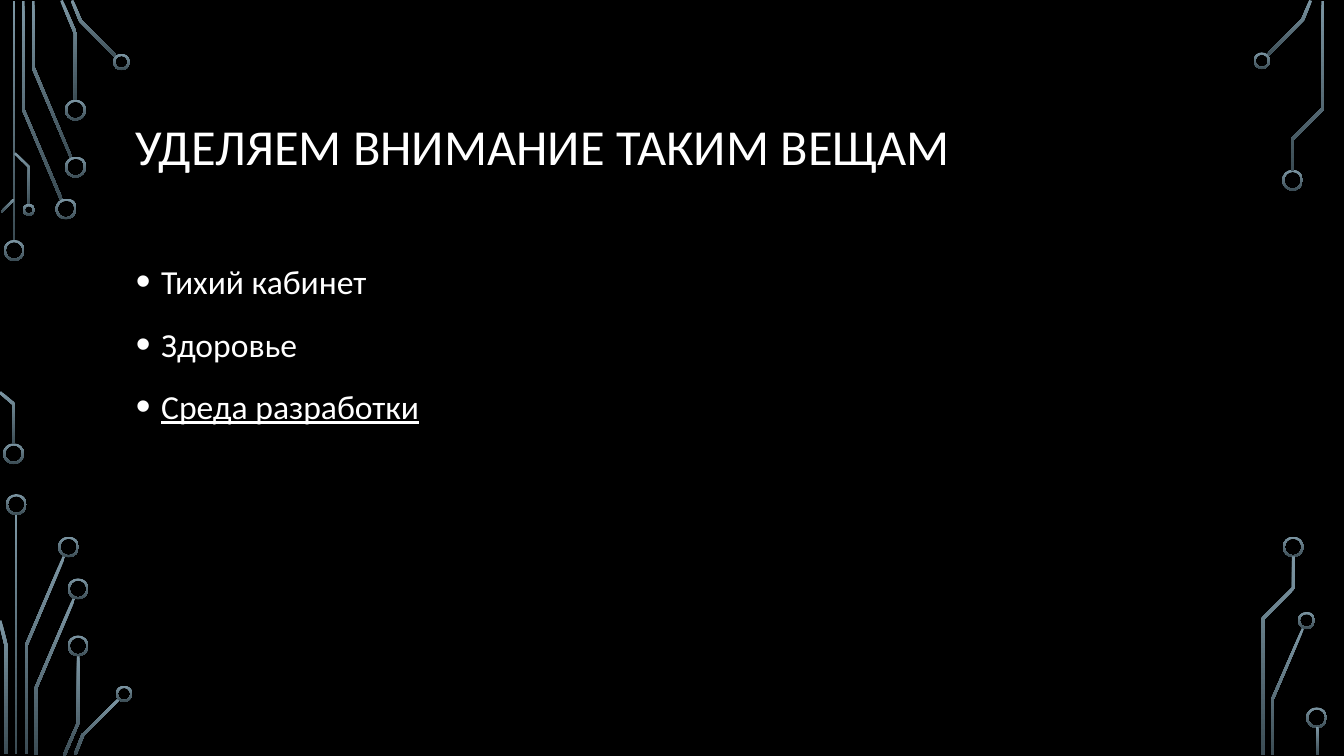
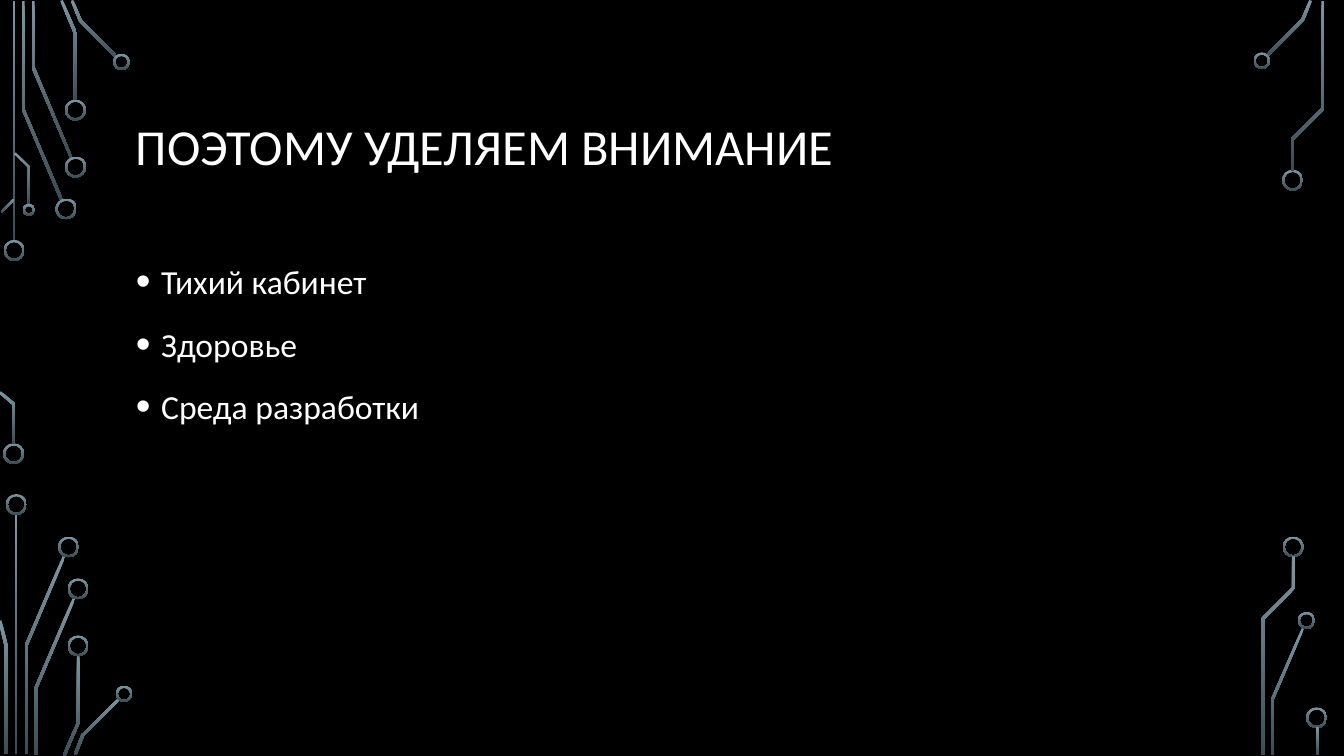
Before and after one commit to sergeyryskulov/Presentations, a slide deck: slide 4 of 9. Среда разработки/Среда разработки.pptx. Drawn at 1344x756 pixels with LibreOffice and Linux fonts; fonts in the diff are those of the drawing; background and template pictures are left out. Boxes give left, top, right and bottom in pixels: in the first picture for what was removed or moved away, otherwise in the second. Text is boxed around its words. In the diff, an @@ line names an element or a change of style, - is before the commit and + after.

```diff
--- a/9. Среда разработки/Среда разработки.pptx
+++ b/9. Среда разработки/Среда разработки.pptx
@@ title at [136, 132, 834, 173]: text changed @@
-УДЕЛЯЕМ ВНИМАНИЕ ТАКИМ ВЕЩАМ
+ПОЭТОМУ УДЕЛЯЕМ ВНИМАНИЕ
@@ text at [161, 396, 419, 425]: underline off in "Среда разработки" @@
```
Also in this commit, not shown: 6 other slides changed, 1 slide added, 1 other file.
